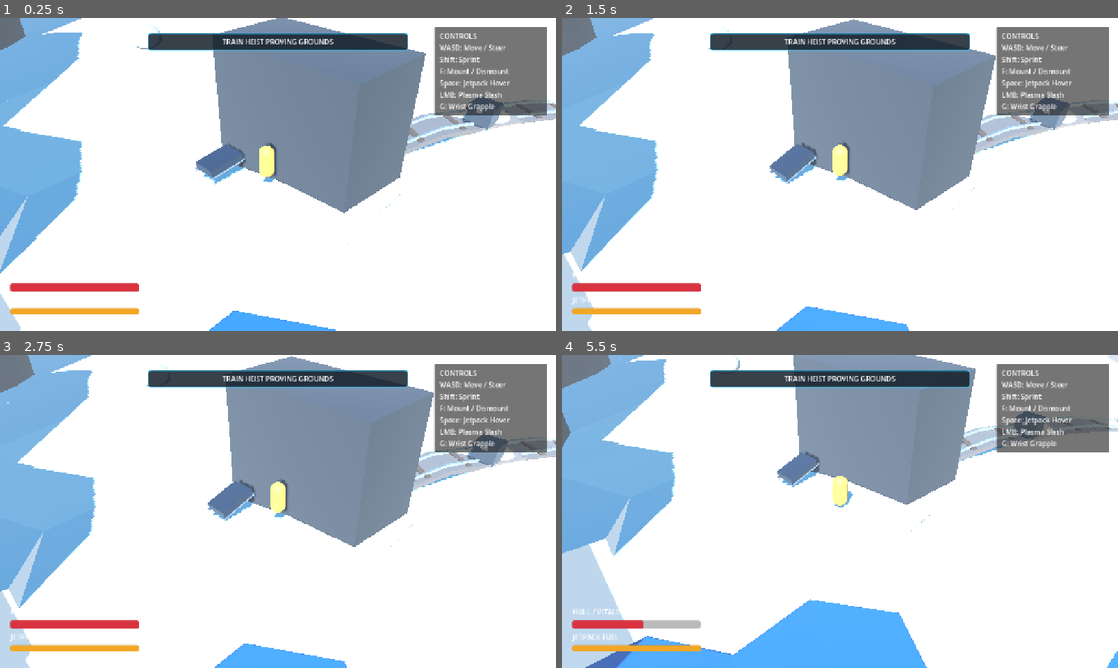
Above: before the commit, frames 1-4 (two rows, left to right).
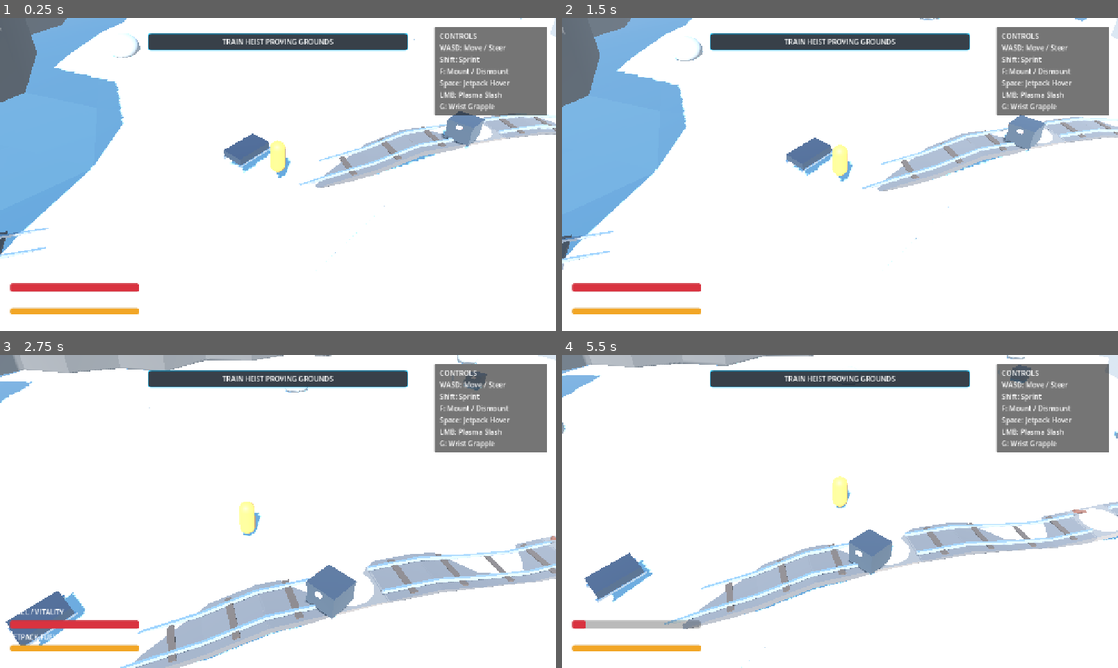
Above: after the commit, the same moments.

Repository: mcintalmo/drift
Game: Godot game, scene res://scenes/world/ProceduralSectorSandbox.tscn
Two runs of this game, one before a commit and one after it. Both use one fixed random seed, a clock stepped at 60 frames per second and the inputs below. This scene is started directly instead of the project's main scene.
Inputs (mouse positions are in pixels of both pictures, inside the frame that each line leads up to):
- Up to frame 1 (0.25 s): no input
- Up to frame 2 (1.5 s): tap Enter (ui_accept) at 0.5, 0.77, 1.25 s; move the mouse to (962, 158) at 0.52 s; hold E (pilot_lean_right) 0.53-1.25 s; click (962, 158) at 0.6 s; drag from (728, 190) to (812, 237) at 1.27 s
- Up to frame 3 (2.75 s): tap Enter (ui_accept) at 2 s; move the mouse to (333, 442) at 2.02 s; hold E (pilot_lean_right) from 2.03 s (still down); tap G (pilot_wrist_grapple) at 2.1 s
- Up to frame 4 (5.5 s): release E (pilot_lean_right) at 2.75 s; drag from (812, 574) to (673, 464) at 2.77 s; move the mouse to (1006, 558) at 3.52 s; hold Q (pilot_lean_left) 3.53-4.25 s; hold Right mouse button (winch_quick) 3.53-4.25 s; tap Enter (ui_accept) at 3.77, 4.25, 5 s; drag from (673, 464) to (756, 433) at 4.27 s; move the mouse to (867, 511) at 5.02 s; hold S (brake_reverse) from 5.03 s (still down); tap R at 5.1 s; click (867, 511) at 5.17 s

The runs differ from the first frame. In frame 1, 27% of the frame differs, in the area x 0-100%, y 0-100%; in frame 2, 26%; in frame 3, 40%; in frame 4, 41%.

Commit message:
Position railroad entrance cave and extraction tunnel portals into surrounding boundary cliff face hexes

Diff:
--- a/scripts/world/hex_sector_manager.gd
+++ b/scripts/world/hex_sector_manager.gd
@@ -79,9 +79,11 @@
 				active_target = pilots[0] as Node3D
 		)
 
-	# 1. Pre-calculate the Macro Trans-Sector Railway Path from Drop-Off to Extraction
+	# 1. Pre-calculate the Macro Trans-Sector Railway Path from Entrance Boundary to Exit Boundary
 	if is_procedural_railroad_enabled:
-		_plan_macro_railroad_corridor(drop_off_coord, extraction_coord)
+		var rail_start: Vector2i = get_railroad_entrance_boundary_coord()
+		var rail_end: Vector2i = get_railroad_exit_boundary_coord()
+		_plan_macro_railroad_corridor(rail_start, rail_end)
 
 	# 2. Generate initial sector chunks
 	generate_initial_sector()
@@ -156,7 +158,9 @@
 			biome_data = SectorBiomeDataClass.new()
 
 	if is_procedural_railroad_enabled and _macro_railroad_path.is_empty():
-		_plan_macro_railroad_corridor(drop_off_coord, extraction_coord)
+		var rail_start: Vector2i = get_railroad_entrance_boundary_coord()
+		var rail_end: Vector2i = get_railroad_exit_boundary_coord()
+		_plan_macro_railroad_corridor(rail_start, rail_end)
 		_spawn_mountain_tunnel_portals()
 		var is_active_rail: bool = biome_data.get("is_railroad_active") if "is_railroad_active" in biome_data else false
 		if is_active_rail:
@@ -298,7 +302,7 @@
 	_active_tiles[coord] = tile
 
 	# If this tile is part of the macro trans-sector railroad, instantiate its 3D track piece
-	if is_procedural_railroad_enabled and _macro_rail_segments.has(coord) and not is_wall and not is_void:
+	if is_procedural_railroad_enabled and _macro_rail_segments.has(coord) and not is_void:
 		_spawn_streamed_rail_segment_at(coord, tile)
 
 	tile_spawned.emit(coord, tile)
@@ -313,8 +317,8 @@
 	var w_start: Vector3 = axial_to_world_pos(drop_off_coord)
 	var w_end: Vector3 = axial_to_world_pos(extraction_coord)
 
-	# Open entrance & exit passes (Drop-Off & Extraction zones are always open)
-	if w_pos.distance_to(w_start) <= 22.0 or w_pos.distance_to(w_end) <= 22.0:
+	# Open entrance & exit passes (Drop-Off & Extraction zones are open in the valley floor)
+	if w_pos.distance_to(w_start) <= 16.0 or w_pos.distance_to(w_end) <= 16.0:
 		return {"is_wall": false, "is_void": false}
 
 	var axis_vec: Vector3 = w_end - w_start
@@ -330,7 +334,7 @@
 	var lat_dist: float = absf(rel.dot(lat_dir))
 
 	var valley_width_m: float = float(biome_data.get("valley_width_hexes") if "valley_width_hexes" in biome_data else 8) * 6.0 * SQRT_3 * 0.5
-	var outside_corridor: bool = (lat_dist > valley_width_m) or (along < -24.0) or (along > axis_len + 24.0)
+	var outside_corridor: bool = (lat_dist > valley_width_m) or (along < -18.0) or (along > axis_len + 18.0)
 
 	if outside_corridor:
 		if mode == SectorBiomeDataClass.BoundaryMode.VALLEY_CLIFF_FACES:
@@ -816,17 +820,44 @@
 	train_node.initialize_train_on_path(curve, cars)
 	_moving_train_instance = train_node
 
+## Computes the boundary hex coordinate for the railroad entrance (in cliff face behind Drop-Off)
+func get_railroad_entrance_boundary_coord() -> Vector2i:
+	var step_dir: Vector2i = Vector2i(sign(extraction_coord.x - drop_off_coord.x), sign(extraction_coord.y - drop_off_coord.y))
+	if step_dir == Vector2i.ZERO:
+		step_dir = Vector2i(1, -1)
+	return drop_off_coord - step_dir * 4
+
+## Computes the boundary hex coordinate for the railroad exit (in cliff face past Extraction)
+func get_railroad_exit_boundary_coord() -> Vector2i:
+	var step_dir: Vector2i = Vector2i(sign(extraction_coord.x - drop_off_coord.x), sign(extraction_coord.y - drop_off_coord.y))
+	if step_dir == Vector2i.ZERO:
+		step_dir = Vector2i(1, -1)
+	return extraction_coord + step_dir * 4
+
 func _spawn_mountain_tunnel_portals() -> void:
 	if _macro_railroad_path.is_empty():
 		return
 
-	var start_pos: Vector3 = axial_to_world_pos(drop_off_coord)
+	var start_coord: Vector2i = _macro_railroad_path.front()
+	var exit_coord: Vector2i = _macro_railroad_path.back()
+
+	var start_pos: Vector3 = axial_to_world_pos(start_coord)
 	start_pos.y = sample_terrain_surface_y(start_pos.x, start_pos.z)
-	var exit_pos: Vector3 = axial_to_world_pos(extraction_coord)
+	var exit_pos: Vector3 = axial_to_world_pos(exit_coord)
 	exit_pos.y = sample_terrain_surface_y(exit_pos.x, exit_pos.z)
 
-	var entrance_portal: StaticBody3D = _create_tunnel_portal_mesh("EntranceCavePortal", start_pos)
-	var exit_portal: StaticBody3D = _create_tunnel_portal_mesh("ExtractionTunnelPortal", exit_pos)
+	var fwd_start: Vector3 = Vector3(0, 0, 1)
+	if _macro_railroad_path.size() >= 2:
+		var p1: Vector3 = axial_to_world_pos(_macro_railroad_path[1])
+		fwd_start = (p1 - start_pos).normalized()
+
+	var fwd_exit: Vector3 = Vector3(0, 0, 1)
+	if _macro_railroad_path.size() >= 2:
+		var p_prev: Vector3 = axial_to_world_pos(_macro_railroad_path[_macro_railroad_path.size() - 2])
+		fwd_exit = (exit_pos - p_prev).normalized()
+
+	var entrance_portal: StaticBody3D = _create_tunnel_portal_mesh("EntranceCavePortal", start_pos, fwd_start)
+	var exit_portal: StaticBody3D = _create_tunnel_portal_mesh("ExtractionTunnelPortal", exit_pos, -fwd_exit)
 
 	if _rails_container:
 		_rails_container.add_child(entrance_portal)
@@ -835,31 +866,65 @@
 		add_child(entrance_portal)
 		add_child(exit_portal)
 
-func _create_tunnel_portal_mesh(p_name: String, pos: Vector3) -> StaticBody3D:
+func _create_tunnel_portal_mesh(p_name: String, pos: Vector3, forward_dir: Vector3 = Vector3.FORWARD) -> StaticBody3D:
 	var portal: StaticBody3D = StaticBody3D.new()
 	portal.name = p_name
 	portal.position = pos
+
+	if forward_dir.length_squared() > 0.01:
+		var rot_y: float = atan2(forward_dir.x, forward_dir.z)
+		portal.rotation = Vector3(0, rot_y, 0)
+
 	portal.collision_layer = 1
 	portal.collision_mask = 7
 
-	# Heavy Arch Stone Frame
+	# Heavy Arch Stone Frame (11m wide, 9m high, 6.5m deep) to embed seamlessly into 16m cliff faces
 	var arch_mesh: MeshInstance3D = MeshInstance3D.new()
 	var box: BoxMesh = BoxMesh.new()
-	box.size = Vector3(9.0, 7.5, 5.0)
+	box.size = Vector3(11.0, 9.0, 6.5)
 	arch_mesh.mesh = box
-	arch_mesh.position.y = 3.5
+	arch_mesh.position.y = 4.5
 	var rock_mat: StandardMaterial3D = StandardMaterial3D.new()
-	rock_mat.albedo_color = Color(0.18, 0.20, 0.22, 1.0)
-	rock_mat.roughness = 0.9
+	rock_mat.albedo_color = Color(0.16, 0.18, 0.20, 1.0)
+	rock_mat.roughness = 0.95
 	arch_mesh.material_override = rock_mat
 	portal.add_child(arch_mesh)
+
+	# Cavern Mouth Inset (Pitch Black Interior Cavity)
+	var cavern_mouth: MeshInstance3D = MeshInstance3D.new()
+	var mouth_box: BoxMesh = BoxMesh.new()
+	mouth_box.size = Vector3(6.0, 6.0, 1.2)
+	cavern_mouth.mesh = mouth_box
+	cavern_mouth.position = Vector3(0, 3.2, 3.26)
+	var black_mat: StandardMaterial3D = StandardMaterial3D.new()
+	black_mat.albedo_color = Color(0.01, 0.01, 0.02, 1.0)
+	black_mat.roughness = 1.0
+	cavern_mouth.material_override = black_mat
+	portal.add_child(cavern_mouth)
+
+	# Red Industrial Warning Beacons on Arch Corners
+	for light_x: float in [-3.5, 3.5]:
+		var light_mesh: MeshInstance3D = MeshInstance3D.new()
+		var cyl: CylinderMesh = CylinderMesh.new()
+		cyl.top_radius = 0.22
+		cyl.bottom_radius = 0.22
+		cyl.height = 0.45
+		light_mesh.mesh = cyl
+		light_mesh.position = Vector3(light_x, 6.2, 3.3)
+		var warn_mat: StandardMaterial3D = StandardMaterial3D.new()
+		warn_mat.albedo_color = Color(1.0, 0.25, 0.05, 1.0)
+		warn_mat.emission_enabled = true
+		warn_mat.emission = Color(1.0, 0.2, 0.0, 1.0)
+		warn_mat.emission_energy_multiplier = 4.5
+		light_mesh.material_override = warn_mat
+		portal.add_child(light_mesh)
 
 	# Solid Wall Collider
 	var col: CollisionShape3D = CollisionShape3D.new()
 	var shape: BoxShape3D = BoxShape3D.new()
-	shape.size = Vector3(9.0, 7.5, 5.0)
+	shape.size = Vector3(11.0, 9.0, 6.5)
 	col.shape = shape
-	col.position.y = 3.5
+	col.position.y = 4.5
 	portal.add_child(col)
 
 	return portal
